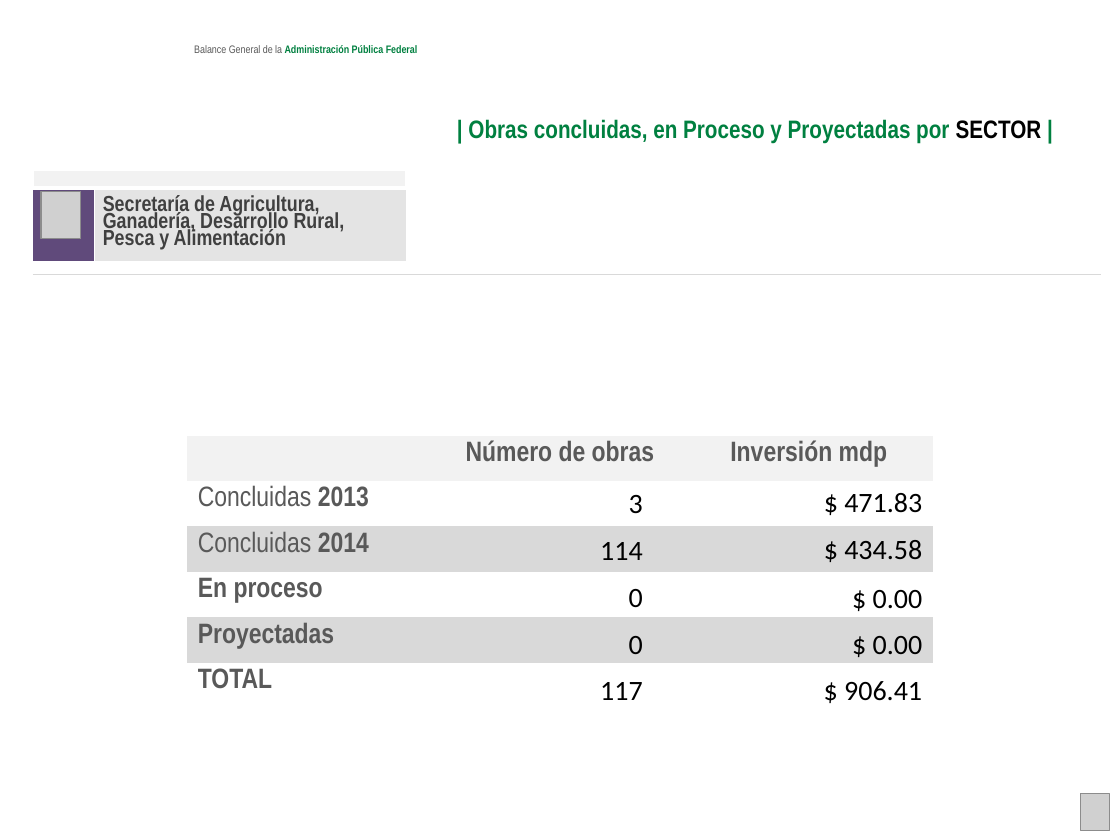
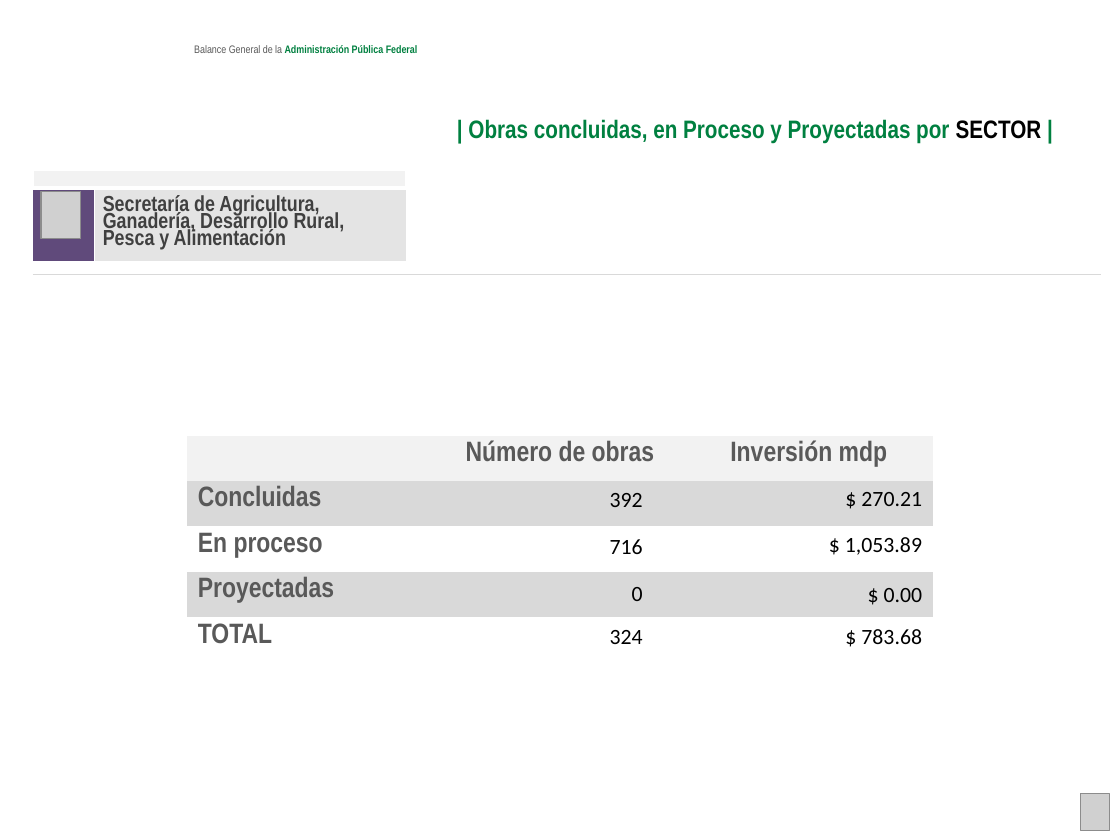
Before and after one commit to fpedro23/djangoObras, a slide deck: slide 7 of obras/static/ppt/ppt-generados/hiper_por_sector_1.pptx (slide 13 before the commit). Drawn at 1120x840 pixels with LibreOffice and Linux fonts; fonts in the diff are those of the drawing; grey boxes stand for pictures; background and template pictures are left out. Boxes give left, top, right and bottom in pixels: in the first picture for what was removed or moved away, otherwise in the second. Text is boxed around its words. In the diff, an @@ line names an element or a change of style, - is before the commit and + after.

```diff
--- a/obras/static/ppt/ppt-generados/hiper_por_sector_1.pptx
+++ b/obras/static/ppt/ppt-generados/hiper_por_sector_1.pptx
@@ table at <box>187,436,933,663</box> @@
-row 2: Concluidas 2013 |  | 
-row 3: Concluidas 2014 |  | 
+row 2: Concluidas |  | 
@@ text at <box>610,493,643,507</box>: text changed; size 18 to 14 pt @@
-3
+392
@@ text at <box>861,492,922,506</box>: text changed; size 18 to 14 pt @@
-$ 471.83
+$ 270.21
@@ text at <box>610,539,643,554</box>: text changed; size 18 to 14 pt @@
-114
+716
@@ text at <box>845,537,922,555</box>: text changed; size 18 to 14 pt @@
-$ 434.58
+$ 1,053.89
@@ text "0" at <box>632,587,643,601</box>: size 18 to 14 pt @@
@@ text "$ 0.00" at <box>884,588,923,602</box>: size 18 to 14 pt @@
@@ text at <box>861,629,922,644</box>: text changed; size 18 to 14 pt @@
-$ 906.41
+$ 783.68
@@ text at <box>610,630,643,644</box>: text changed; size 18 to 14 pt @@
-117
+324
@@ text removed at <box>629,636,643,654</box> @@
-0
@@ text removed at <box>873,636,923,654</box> @@
-$ 0.00
```
Also in this commit, not shown: 28 other slides changed, 1 slide added, 31 slides removed, 5 other files.
